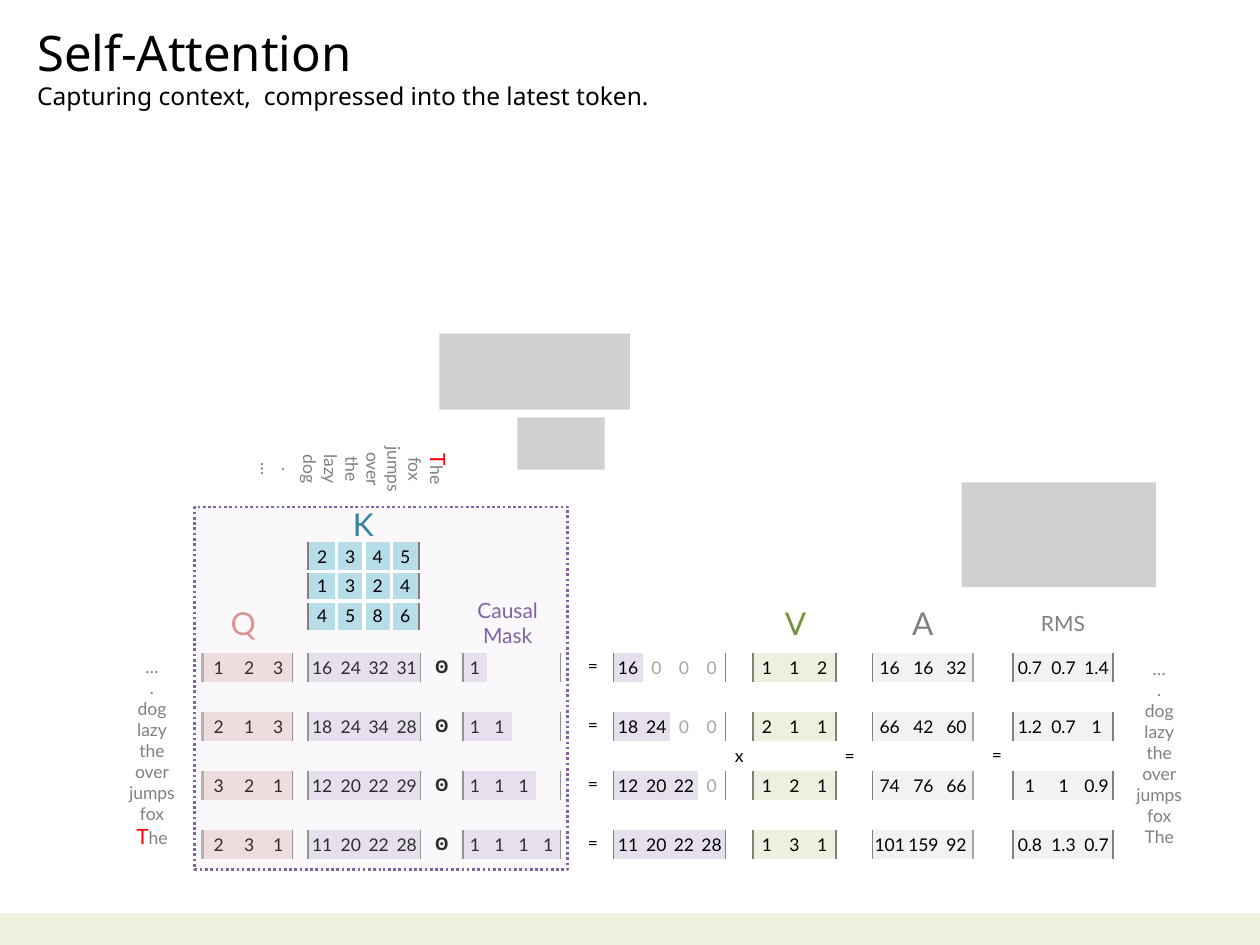
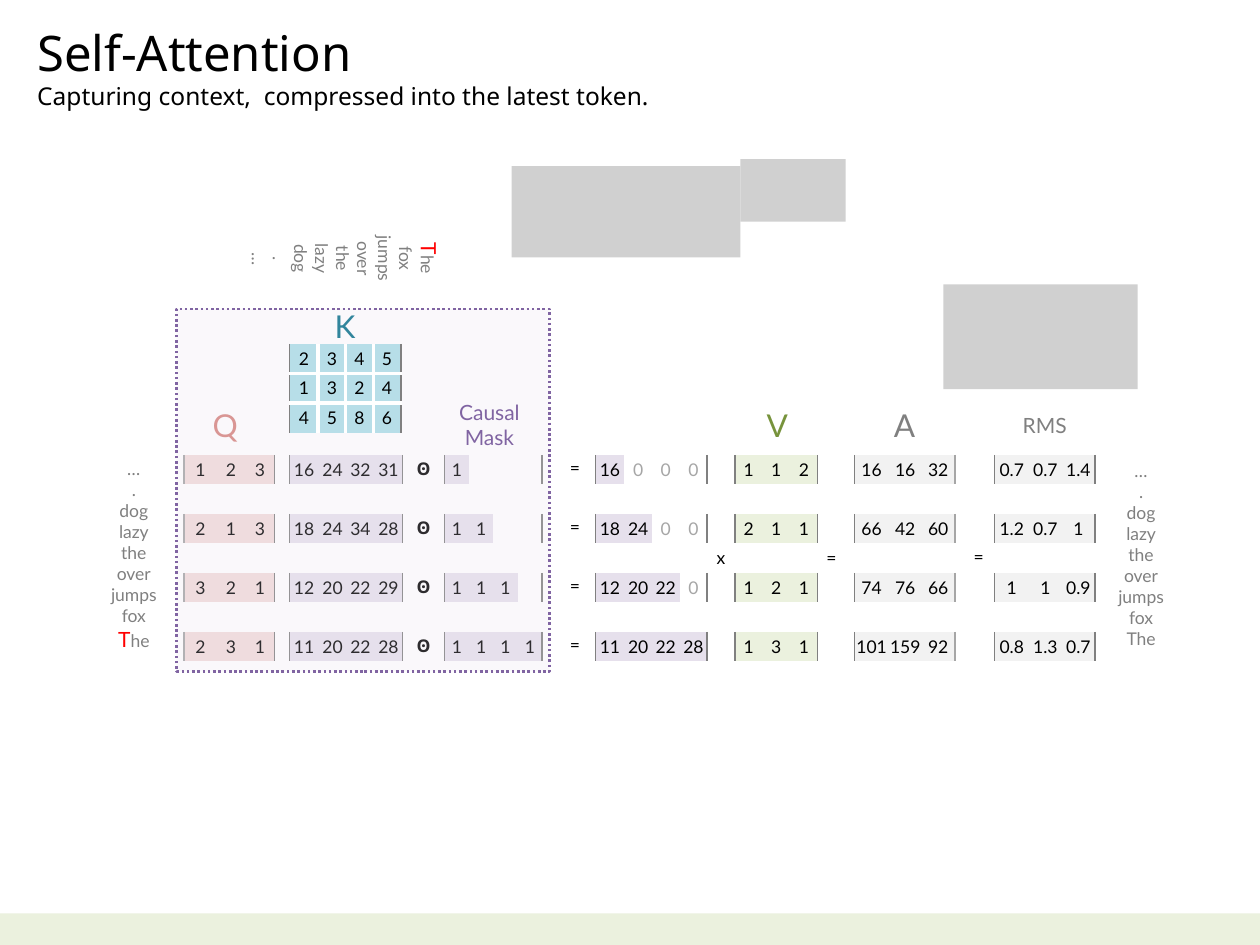
Before and after one commit to navibator/crazy-ai, a slide deck: slide 11 of ai-gemma.pptx. Drawn at 1260x945 pixels with LibreOffice and Linux fonts; fonts in the diff are those of the drawing; grey boxes stand for pictures. Boxes give left, top, right and bottom in pixels: in the first picture for what was removed or moved away, otherwise in the second. Text is boxed around its words. In the diff, an @@ line names an element or a change of style, - is before the commit and + after.

```diff
--- a/ai-gemma.pptx
+++ b/ai-gemma.pptx
@@ picture added at (x1=512, y1=166, x2=741, y2=257) @@
@@ picture added at (x1=741, y1=159, x2=847, y2=222) @@
@@ text "The" moved from (x1=299, y1=451, x2=426, y2=491) to (x1=290, y1=240, x2=416, y2=280) @@
@@ picture added at (x1=944, y1=285, x2=1138, y2=389) @@
@@ picture removed at (x1=440, y1=334, x2=630, y2=410) @@
@@ 2 tables, 2 texts moved together from (x1=307, y1=513, x2=558, y2=859) to (x1=290, y1=315, x2=541, y2=662) @@
@@ picture removed at (x1=518, y1=417, x2=605, y2=469) @@
@@ table moved from (x1=578, y1=651, x2=607, y2=858) to (x1=561, y1=454, x2=590, y2=660) @@
@@ picture removed at (x1=961, y1=483, x2=1155, y2=587) @@
@@ 7 texts, 4 tables, 1 rectangle moved together from (x1=129, y1=507, x2=1182, y2=869) to (x1=111, y1=309, x2=1164, y2=672) @@
```
Also in this commit, not shown: 1 other slide changed.
